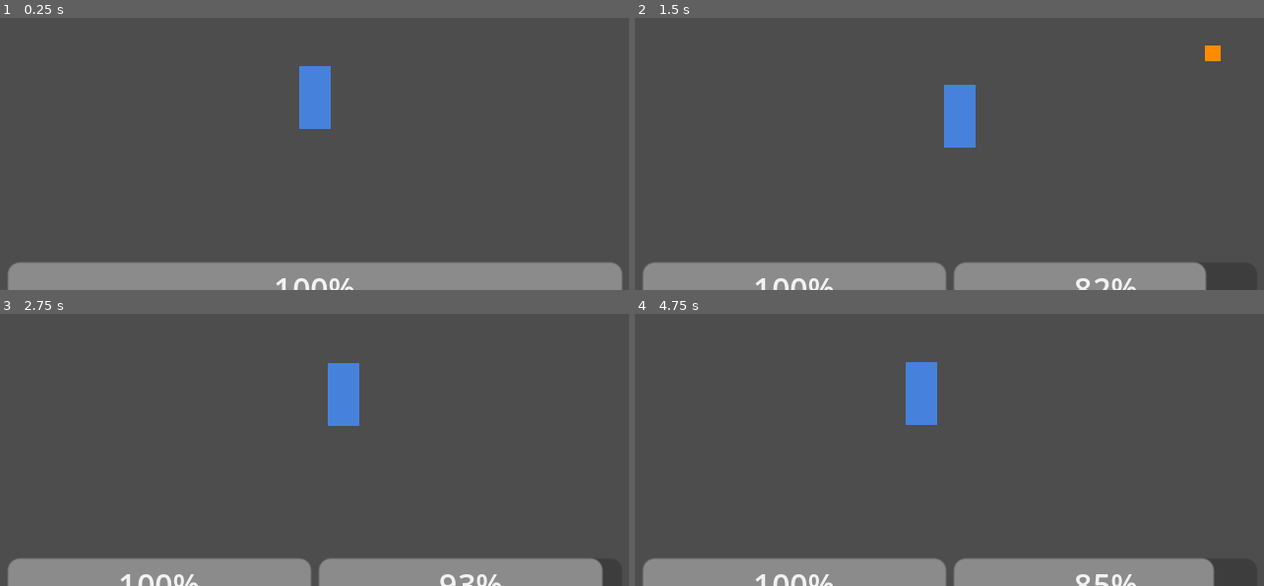
Above: before the commit, frames 1-4 (two rows, left to right).
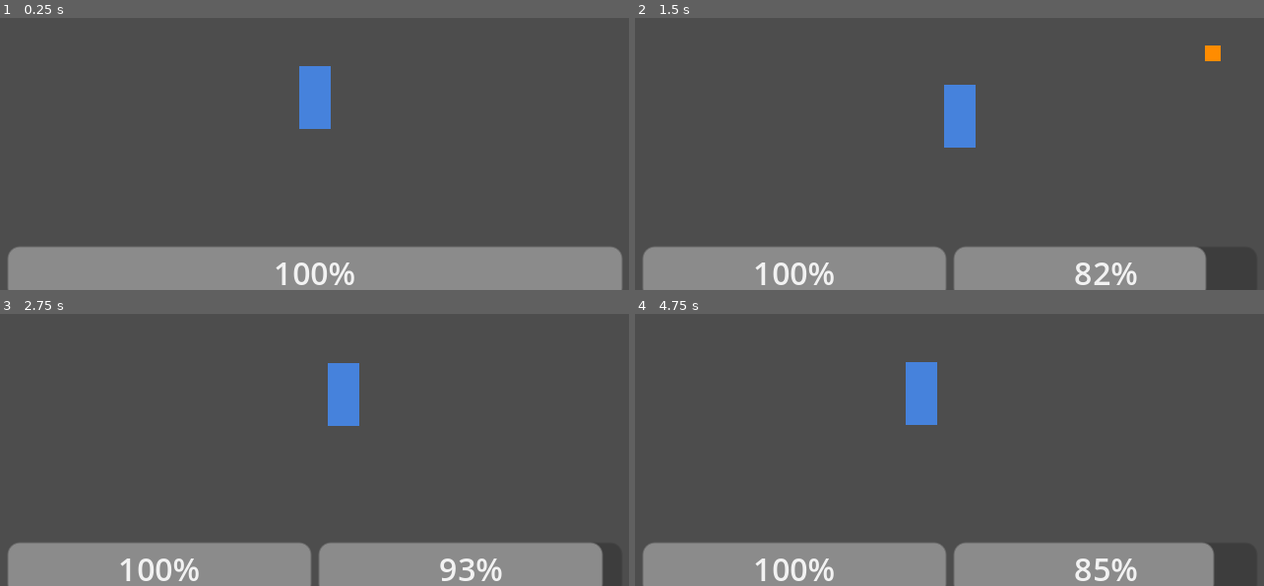
Above: after the commit, the same moments.

Repository: hansmel21/rptext
Game: Godot game, scene res://scenes/village/VillageMap.tscn
Two runs of this game, one before a commit and one after it. Both use one fixed random seed, a clock stepped at 60 frames per second and the inputs below. This scene is started directly instead of the project's main scene.
Inputs (mouse positions are in pixels of both pictures, inside the frame that each line leads up to):
- Up to frame 1 (0.25 s): no input
- Up to frame 2 (1.5 s): tap Enter at 0.5 s; move the mouse to (1087, 96) at 0.52 s; hold D (move_right) 0.53-1.28 s; hold Right mouse button (attack_fireball) 0.53-1.28 s; move the mouse to (823, 132) at 1.27 s; hold S (move_down) from 1.28 s (still down); click (823, 132) at 1.35 s
- Up to frame 3 (2.75 s): move the mouse to (377, 330) at 2.02 s; release S (move_down) at 2.03 s; hold D (move_right) from 2.03 s (still down); hold E (dialogue_advance) from 2.03 s (still down)
- Up to frame 4 (4.75 s): move the mouse to (918, 479) at 2.77 s; release D (move_right) at 2.78 s; release E (dialogue_advance) at 2.78 s; hold W (move_up) 2.78-3.53 s; right-click (918, 479) at 2.85 s; move the mouse to (1138, 463) at 3.52 s; press the mouse at (1138, 463) at 3.53 s; hold A (move_left) from 3.53 s (still down); move the mouse to (760, 357) at 4.27 s; release the mouse at (760, 357) at 4.28 s; tap E (dialogue_advance) at 4.35 s

The runs differ from the first frame. In frame 1, 6.2% of the frame differs, in the area x 1-99%, y 84-100%; in frame 2, 6.2%; in frame 3, 6.5%, in the area x 1-96%, y 84-100%; in frame 4, 6.3%.

Commit message:
Fix window size, button container height, and HUD bar visibility
- project.godot: add window override 1280x720 so game opens at a visible
  size (internal resolution stays 320x180, scales up 4x pixel-perfect)
- BuildSelection.tscn: VBoxContainer taller (100px -> 60px) so all 3
  buttons fit without clipping
- HUD.tscn: Bars container taller (10px -> 18px) so ProgressBars render

Co-Authored-By: Claude Sonnet 4.6 <noreply@anthropic.com>
Claude-Session: https://claude.ai/code/session_01MrEv2HsTgyv9nXCLx9Lk3b

Diff:
--- a/project.godot
+++ b/project.godot
@@ -21,6 +21,8 @@
 
 window/size/viewport_width=320
 window/size/viewport_height=180
+window/size/window_width_override=1280
+window/size/window_height_override=720
 window/size/initial_position_type=2
 window/stretch/mode="canvas_items"
 window/stretch/aspect="keep"
--- a/scenes/menus/BuildSelection.tscn
+++ b/scenes/menus/BuildSelection.tscn
@@ -25,10 +25,10 @@
 anchor_right = 0.5
 anchor_top = 0.5
 anchor_bottom = 0.5
-offset_left = -50.0
-offset_right = 50.0
-offset_top = -30.0
-offset_bottom = 30.0
+offset_left = -60.0
+offset_right = 60.0
+offset_top = -50.0
+offset_bottom = 50.0
 
 [node name="MageButton" type="Button" parent="Buttons"]
 text = "Mage"
--- a/scenes/ui/HUD.tscn
+++ b/scenes/ui/HUD.tscn
@@ -12,7 +12,7 @@
 anchor_right = 1.0
 anchor_bottom = 1.0
 offset_left = 4.0
-offset_top = -14.0
+offset_top = -22.0
 offset_right = -4.0
 offset_bottom = -4.0
 
